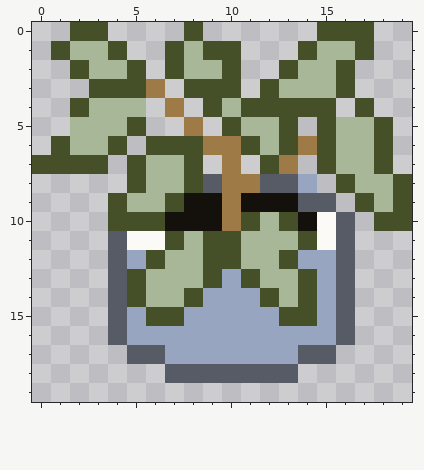
A pixel-art sprite gets an edit: Art/Plant 4.png. The picture above was drawn from the file before the commit.
The file is 20x20 pixels.
And afterwards:
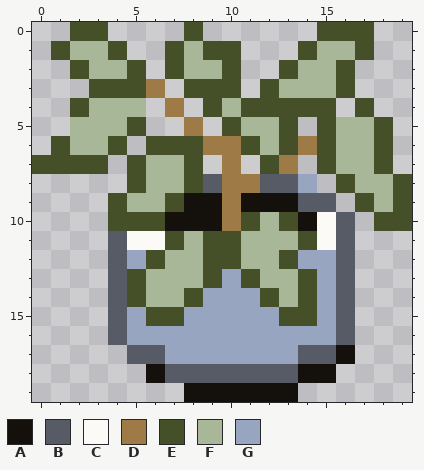
Palette (. is transparent): A #14110c  B #575b66  C #fcfaf6  D #9e7a46  E #454f28  F #a7b797  G #98a5c1
From old to new:
Changed rows in their new state; - is an unchanged pixel.
first column x 6:
17 ----------A
18 A-------AA-
19 --AAAAAA---
